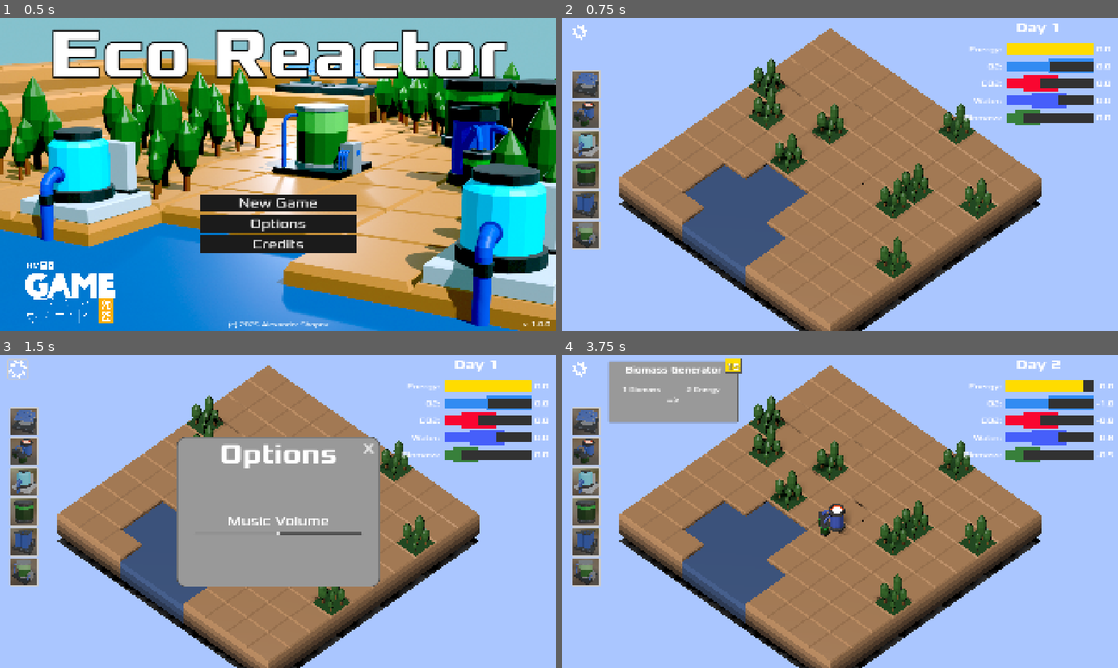
Above: before the commit, frames 1-4 (two rows, left to right).
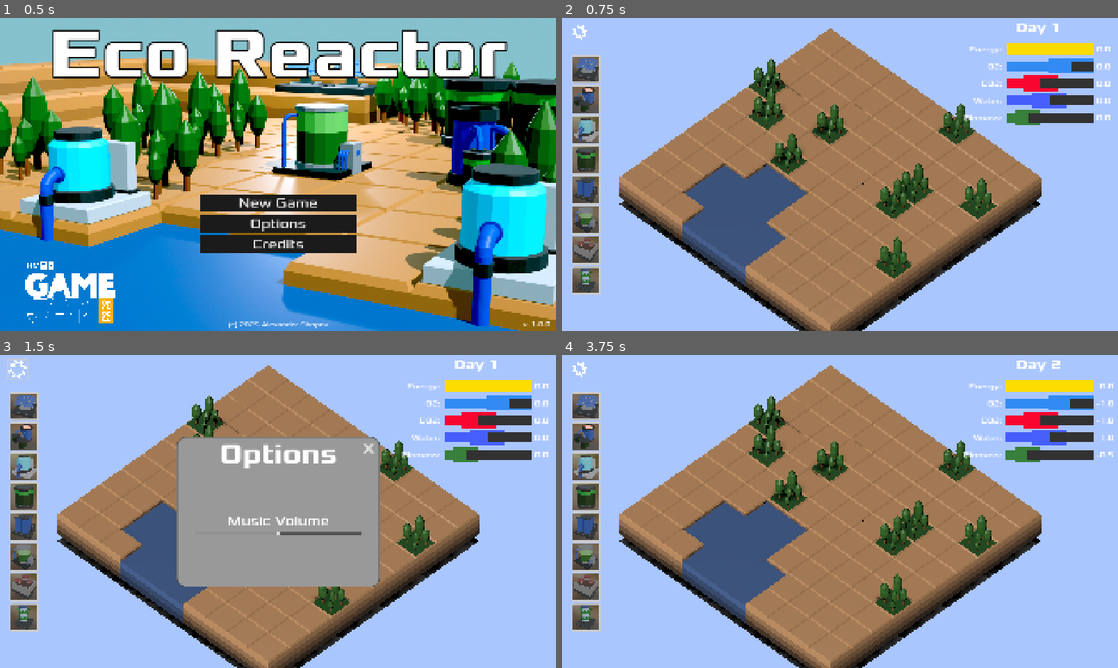
Above: after the commit, the same moments.

Repository: alexshopov/eco-reactor-gmtk-2025
Game: Godot game, scene res://scenes/startup_screen/startup_screen.tscn
The game is run twice, just before and just after one commit, with the same random seed, the same clock (stepped at 60 frames per second) and the same inputs. The engine's default icon, where the game draws it, is replaced by a stand-in: a white triangle on a blue panel in a dark square.
Inputs (mouse positions are in pixels of both pictures, inside the frame that each line leads up to):
- Up to frame 1 (0.5 s): no input
- Up to frame 2 (0.75 s): click "New Game" at 0.5 s
- Up to frame 3 (1.5 s): click (16, 367) at 1.25 s
- Up to frame 4 (3.75 s): click "X" at 2 s; tap Enter at 2.75 s; move the mouse to (584, 420) at 2.77 s; hold X (destroy_device) 2.78-3.53 s; click (584, 420) at 2.92 s; tap Space at 3.5 s; move the mouse to (584, 452) at 3.52 s; click (584, 452) at 3.6 s

Frame 1 is identical in both runs. In frame 2, 3.5% of the frame differs, in the area x 1-92%, y 11-89%; in frame 3, 3.5%; in frame 4, 8.7%, in the area x 1-99%, y 1-89%.
Error before the commit: Invalid assignment of property or key 'device_type' with value of type 'int' on a base object of type 'Nil'. (res://managers/device_manager.gd:108)

Commit message:
added aeroponic tower and fungal decomposer

Diff:
--- a/UI/ui.tscn
+++ b/UI/ui.tscn
@@ -13,7 +13,9 @@
 [ext_resource type="Texture2D" uid="uid://oeohn074t5mu" path="res://assets/icons/biomass_generator.png" id="9_h81ot"]
 [ext_resource type="Texture2D" uid="uid://b72qafl2mkewn" path="res://assets/icons/nutrient_vat.png" id="10_0w6e5"]
 [ext_resource type="StyleBox" uid="uid://dnp1r6bcw232f" path="res://resources/info_panel.tres" id="11_6rr40"]
+[ext_resource type="Texture2D" uid="uid://0phvys3cyed2" path="res://assets/icons/fungal_decomposer.png" id="12_8gkfd"]
 [ext_resource type="FontFile" uid="uid://db3bl2r4rl2tu" path="res://assets/fonts/xolonium/xolonium-fonts-4.1/ttf/Xolonium-Bold.ttf" id="12_ow1yt"]
+[ext_resource type="Texture2D" uid="uid://cnja7uy13qi3v" path="res://assets/icons/aeroponic_tower.png" id="13_0tr35"]
 [ext_resource type="FontFile" uid="uid://c05rnlll14j36" path="res://assets/fonts/xolonium/xolonium-fonts-4.1/ttf/Xolonium-Regular.ttf" id="13_o2t6a"]
 [ext_resource type="PackedScene" uid="uid://og2bfmenp1mj" path="res://UI/options_panel/options_panel.tscn" id="16_o2t6a"]
 [ext_resource type="Texture2D" uid="uid://vn6yfrx8ulwq" path="res://assets/icons/cog.png" id="17_8gukh"]
@@ -146,10 +148,15 @@
 device_type = 5
 icon = ExtResource("10_0w6e5")
 
-[node name="CardUI5" parent="Toolbar" instance=ExtResource("4_hat8c")]
-visible = false
-layout_mode = 2
-device_type = -1
+[node name="FungalDecomposer" parent="Toolbar" instance=ExtResource("4_hat8c")]
+layout_mode = 2
+device_type = 6
+icon = ExtResource("12_8gkfd")
+
+[node name="AeroponicTower" parent="Toolbar" instance=ExtResource("4_hat8c")]
+layout_mode = 2
+device_type = 7
+icon = ExtResource("13_0tr35")
 
 [node name="Control" type="Control" parent="."]
 layout_mode = 1
@@ -262,7 +269,7 @@
 theme_override_styles/background = ExtResource("2_dajm1")
 theme_override_styles/fill = SubResource("StyleBoxFlat_dajm1")
 step = 1.0
-value = 50.0
+value = 75.0
 rounded = true
 show_percentage = false
 
--- /dev/null
+++ b/entities/devices/aeroponic_tower/aeroponic_tower.gd
@@ -0,0 +1,2 @@
+class_name AeroponicTower
+extends Device
--- /dev/null
+++ b/entities/devices/aeroponic_tower/aeroponic_tower.tscn
@@ -0,0 +1,13 @@
+[gd_scene load_steps=3 format=3 uid="uid://c31ee3eujx740"]
+
+[ext_resource type="Script" uid="uid://b68u3reb2da20" path="res://entities/devices/aeroponic_tower/aeroponic_tower.gd" id="1_xqbub"]
+[ext_resource type="PackedScene" uid="uid://biiaei75g5rp6" path="res://assets/models/AeroponicTower.glb" id="2_ypkrx"]
+
+[node name="AeroponicTower" type="Node3D"]
+script = ExtResource("1_xqbub")
+device_type = 7
+energy_input = 2.0
+water_input = 1.0
+o2_output = 2.0
+
+[node name="AeroponicTower" parent="." instance=ExtResource("2_ypkrx")]
--- /dev/null
+++ b/entities/devices/fungal_decomposer/fungal_decomposer.gd
@@ -0,0 +1,2 @@
+class_name FungalDecomposer
+extends Device
--- /dev/null
+++ b/entities/devices/fungal_decomposer/fungal_decomposer.tscn
@@ -0,0 +1,13 @@
+[gd_scene load_steps=3 format=3 uid="uid://ytvsov42dkyg"]
+
+[ext_resource type="Script" uid="uid://b6w346xt3lvnl" path="res://entities/devices/fungal_decomposer/fungal_decomposer.gd" id="1_mx1ps"]
+[ext_resource type="PackedScene" uid="uid://bo5h3ipmimcf3" path="res://assets/models/FungalDecomposer.glb" id="2_1nxos"]
+
+[node name="FungalDecomposer" type="Node3D"]
+script = ExtResource("1_mx1ps")
+device_type = 6
+energy_input = 1.0
+biomass_input = 1.0
+co2_output = 2.0
+
+[node name="FungalDecomposer" parent="." instance=ExtResource("2_1nxos")]
--- a/globals/constants.gd
+++ b/globals/constants.gd
@@ -5,19 +5,19 @@
 
 const ENERGY_INITIAL_VALUE : float = 100
 
-const O2_INITIAL_VALUE : float = 50
 const O2_STABLE_MIN : float = 50
 const O2_STABLE_MAX : float = 100
+const O2_INITIAL_VALUE : float = 75
 
 const CO2_INITIAL_VALUE : float = 40
 const CO2_STABLE_MIN : float = 20
 const CO2_STABLE_MAX : float = 60
 
-const WATER_INITIAL_VALUE : float = 60
+const WATER_INITIAL_VALUE : float = 50
 const WATER_STABLE_MIN : float = 30
 const WATER_STABLE_MAX : float = 70
 
-const BIOMASS_INITIAL_VALUE : float = 20
+const BIOMASS_INITIAL_VALUE : float = 25
 const BIOMASS_STABLE_MIN : float = 10
 const BIOMASS_STABLE_MAX : float = 40
 
@@ -131,7 +131,7 @@
 			{ "Biomass": 0 },
 		]
 	},
-		Enums.DeviceType.NutrientVat: {
+	Enums.DeviceType.NutrientVat: {
 		"name": "Nutrient Vat",
 		"cost": 10,
 		"inputs": [
@@ -148,5 +148,41 @@
 			{ "CO2": 0 },
 			{ "Biomass": 1 },
 		]
+	},
+	Enums.DeviceType.FungalDecomposer: {
+		"name": "Fungal Decomposer",
+		"cost": 12,
+		"inputs": [
+			{ "Energy": 1 },
+			{ "Water": 0 },
+			{ "O2": 0 },
+			{ "CO2": 0 },
+			{ "Biomass": 1 },
+		],
+		"outputs": [
+			{ "Energy": 0 },
+			{ "Water": 0 },
+			{ "O2": 0 },
+			{ "CO2": 2 },
+			{ "Biomass": 0 },
+		]
+	},
+	Enums.DeviceType.AeroponicTower: {
+		"name": "Fungal Decomposer",
+		"cost": 18,
+		"inputs": [
+			{ "Energy": 2 },
+			{ "Water": 1 },
+			{ "O2": 0 },
+			{ "CO2": 0 },
+			{ "Biomass": 0 },
+		],
+		"outputs": [
+			{ "Energy": 0 },
+			{ "Water": 0 },
+			{ "O2": 2 },
+			{ "CO2": 0 },
+			{ "Biomass": 0 },
+		]
 	}
 }
--- a/globals/enums.gd
+++ b/globals/enums.gd
@@ -13,5 +13,7 @@
     WaterPurifier,
     SolarPanel,
     BiomassGenerator,
-    NutrientVat
+    NutrientVat,
+    FungalDecomposer,
+    AeroponicTower
 }
--- a/managers/device_manager.gd
+++ b/managers/device_manager.gd
@@ -14,6 +14,10 @@
 var biomass_generator_scene : PackedScene
 @export
 var nutrient_vat_scene : PackedScene
+@export
+var fungal_decomposer_scene: PackedScene
+@export
+var aeroponic_tower_scene: PackedScene
 
 var dialog_theme : Theme = load("res://resources/confirmation_dialog.tres")
 var active_tile : Dictionary = {
@@ -47,7 +51,13 @@
 		},
 		Enums.DeviceType.NutrientVat: {
 			"scene": nutrient_vat_scene
-		}
+		},
+		Enums.DeviceType.FungalDecomposer: {
+			"scene": fungal_decomposer_scene
+		},
+		Enums.DeviceType.AeroponicTower: {
+			"scene": aeroponic_tower_scene
+		},
 	}
 
 	EventBus.tick_completed.connect(_on_tick)
--- a/managers/resources_manager.gd
+++ b/managers/resources_manager.gd
@@ -50,6 +50,14 @@
 var water_tiles : int = 0
 var water_regen : float
 
+func _ready() -> void:
+	energy = Constants.ENERGY_INITIAL_VALUE
+	o2 = Constants.O2_INITIAL_VALUE
+	co2 = Constants.CO2_INITIAL_VALUE
+	water = Constants.WATER_INITIAL_VALUE
+	biomass = Constants.BIOMASS_INITIAL_VALUE
+
+
 func next_turn() -> void:
 	# standard decay
 	energy_delta = 0
--- a/scenes/game/game.tscn
+++ b/scenes/game/game.tscn
@@ -12,6 +12,8 @@
 [ext_resource type="AudioStream" uid="uid://brgbxnll3lq5e" path="res://assets/sound_fx/build.wav" id="8_4j704"]
 [ext_resource type="PackedScene" uid="uid://cjdc0vjsgfxlp" path="res://entities/devices/biomass_generator/biomass_generator.tscn" id="8_kp23o"]
 [ext_resource type="PackedScene" uid="uid://cp1c83yvppefx" path="res://entities/devices/nutrient_vat/nutrient_vat.tscn" id="9_5jirj"]
+[ext_resource type="PackedScene" uid="uid://ytvsov42dkyg" path="res://entities/devices/fungal_decomposer/fungal_decomposer.tscn" id="10_vaxfo"]
+[ext_resource type="PackedScene" uid="uid://c31ee3eujx740" path="res://entities/devices/aeroponic_tower/aeroponic_tower.tscn" id="11_ftsea"]
 
 [node name="Game" type="Node3D"]
 script = ExtResource("1_sul5r")
@@ -27,6 +29,8 @@
 solar_panel_scene = ExtResource("7_2a8rs")
 biomass_generator_scene = ExtResource("8_kp23o")
 nutrient_vat_scene = ExtResource("9_5jirj")
+fungal_decomposer_scene = ExtResource("10_vaxfo")
+aeroponic_tower_scene = ExtResource("11_ftsea")
 
 [node name="DeviceSoundPlayer" type="AudioStreamPlayer" parent="DeviceManager"]
 stream = ExtResource("8_4j704")
--- a/scenes/terrain/terrain.gd
+++ b/scenes/terrain/terrain.gd
@@ -25,7 +25,7 @@
 
 func spawn_water() -> void:
 	num_water += 1
-	water_regen = Constants.WATER_PASSIVE_REGEN * clamp(num_water, 0, 10)
+	water_regen = Constants.WATER_PASSIVE_REGEN * num_water
 	ResourcesManager.water_tiles = num_water
 	ResourcesManager.water_regen = water_regen
 
@@ -36,6 +36,7 @@
 	pos.y = 0
 	tree.global_position = pos;
 	num_trees += 1
-	co2_sink = Constants.TREE_CO2_SINK * clamp(num_trees, 0, 10)
+
+	co2_sink = round(Constants.TREE_CO2_SINK * num_trees)
 	ResourcesManager.forest_tiles = num_trees
 	ResourcesManager.co2_sink = co2_sink
Not shown: 1 places in UI/ui.tscn that only renumber resources
Binary file added: assets/icons/aeroponic_tower.png
Not shown, added: assets/icons/aeroponic_tower.png.import
Binary file added: assets/icons/fungal_decomposer.png
Not shown, added: assets/icons/fungal_decomposer.png.import
Binary file added: assets/models/AeroponicTower.glb
Not shown, added: assets/models/AeroponicTower.glb.import
Binary file added: assets/models/FungalDecomposer.glb
Not shown, added: assets/models/FungalDecomposer.glb.import
Not shown, added: entities/devices/aeroponic_tower/aeroponic_tower.gd.uid
Not shown, added: entities/devices/fungal_decomposer/fungal_decomposer.gd.uid
Not shown: 1 places in scenes/game/game.tscn that only renumber resources
